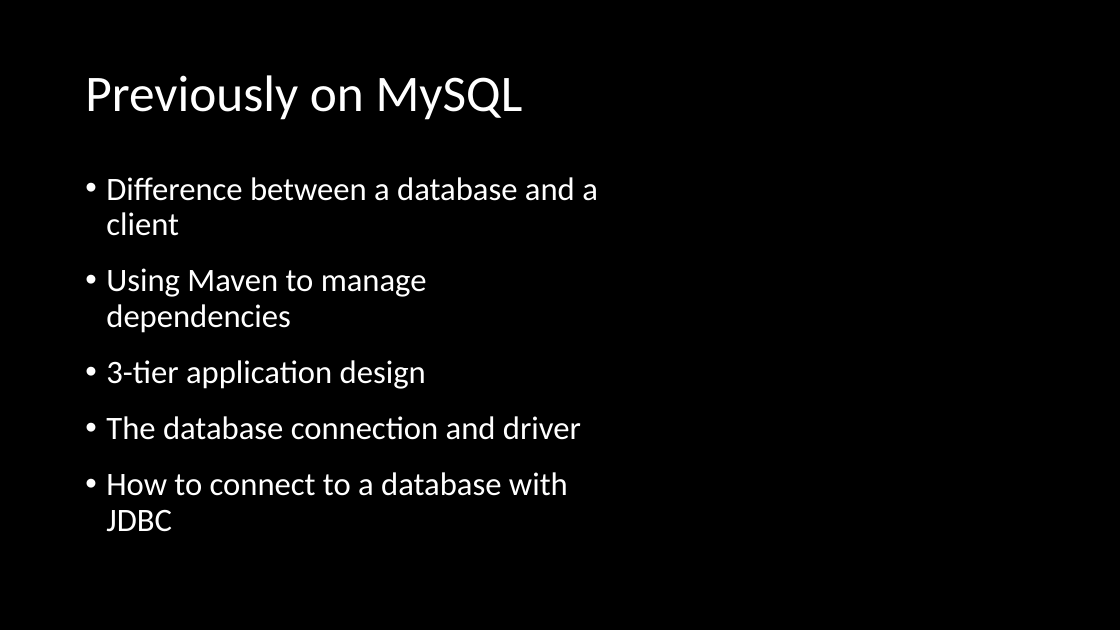
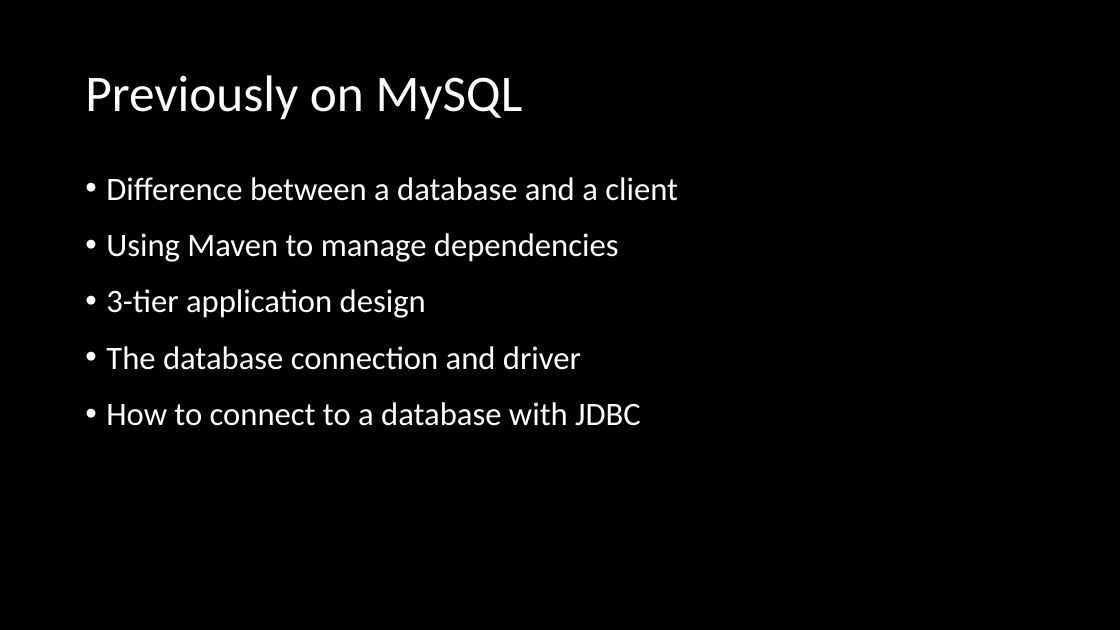
Before and after one commit to ckiefriter1/PT-BESD, a slide deck: slide 3 of Week8/W8.01. Week 2 Overview.pptx. Drawn at 1120x630 pixels with LibreOffice and Linux fonts; fonts in the diff are those of the drawing. Boxes give left, top, right and bottom in pixels: in the first picture for what was removed or moved away, otherwise in the second. Text is boxed around its words. In the diff, an @@ line names an element or a change of style, - is before the commit and + after.

```diff
--- a/Week8/W8.01. Week 2 Overview.pptx
+++ b/Week8/W8.01. Week 2 Overview.pptx
@@ text "Difference between a database and ..." rewrapped from [106,177,598,532] to [106,177,678,426] @@
```
Also in this commit, not shown: 3 other slides changed, 17 other files.
